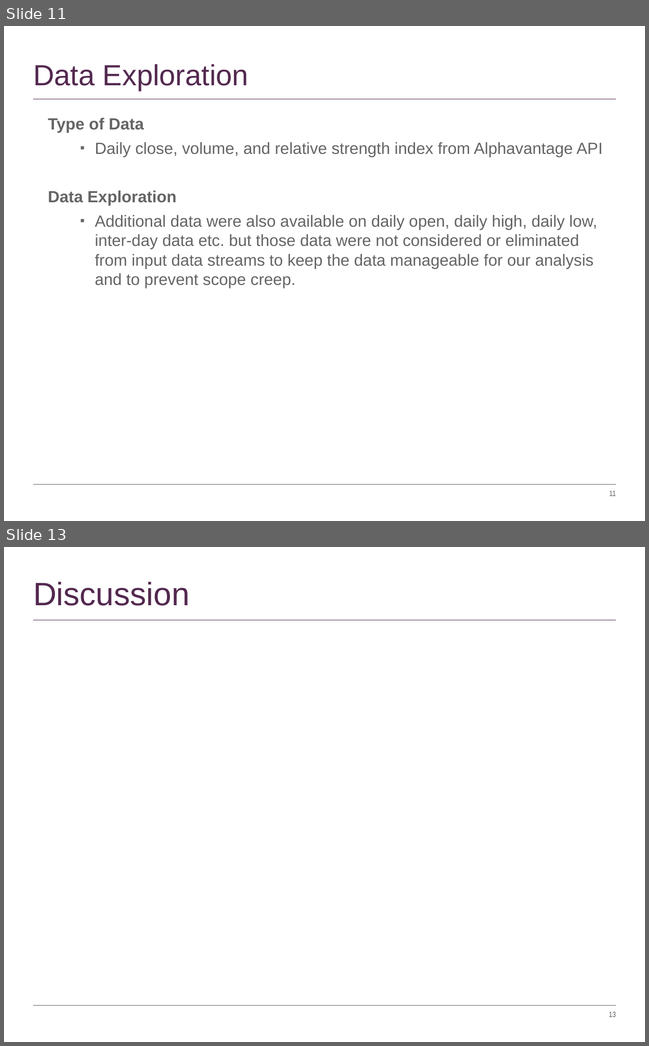
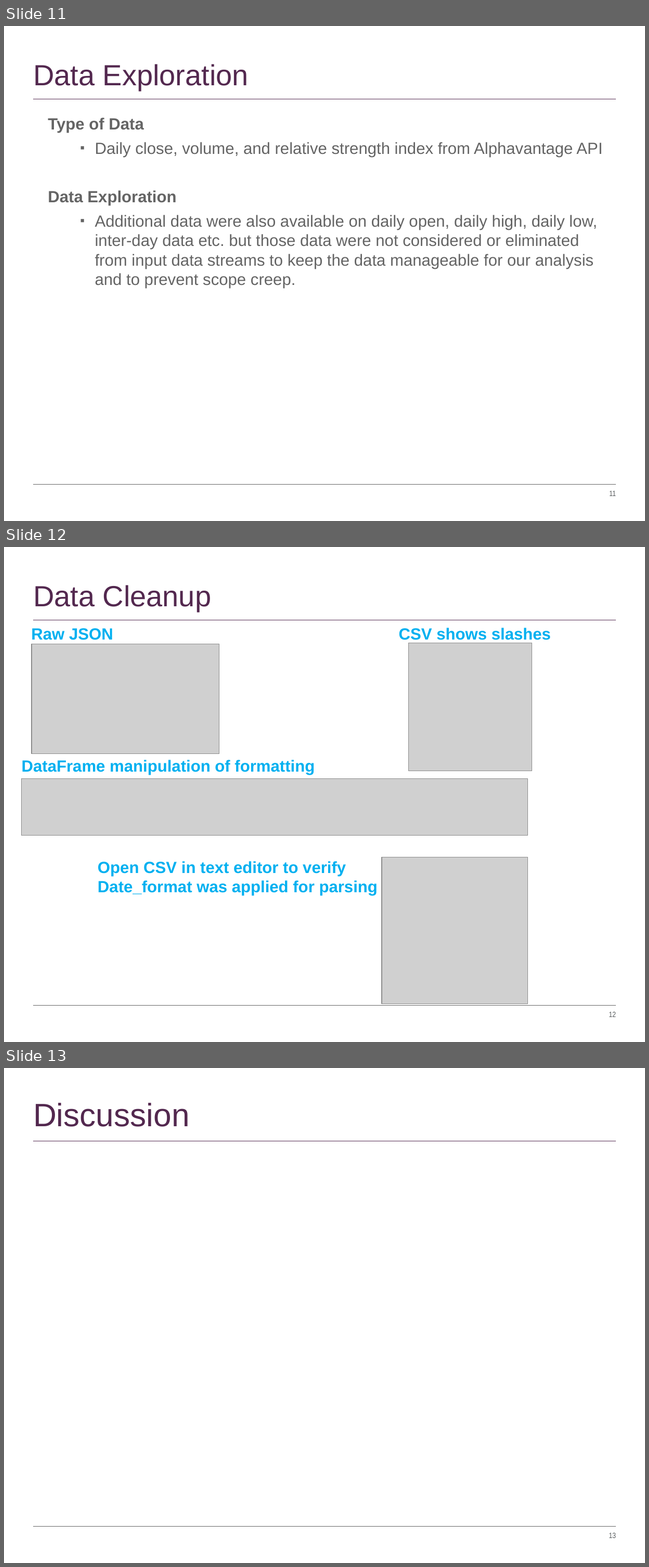
Before and after one commit to timothyyu/pr1-apple-stock-analysis, a slide deck: DataScience Project-One_Rutgers.pptx. Shown one above the other, each under a label of ours: slides 11 and 13 before the commit, slides 11, 12 and 13 after it; the slides between them are not shown. The pictures are 649x1046 and 649x1567 pixels, drawn with LibreOffice and Linux fonts; fonts in the diff are those of the drawing; grey boxes stand for pictures. Boxes give left, top, right and bottom in pixels: in the first picture for what was removed or moved away, otherwise in the second. Text is boxed around its words. In the diff, an @@ line names an element or a change of style, - is before the commit and + after.

```diff
--- a/DataScience Project-One_Rutgers.pptx
+++ b/DataScience Project-One_Rutgers.pptx
@@ slide 12 added at [4,547,645,1042], background #FFFFFF; not listed: 3 template elements that a slide beside it also shows @@
@@ title added at [33,585,211,611], 36 pt, text #53284F @@
+Data Cleanup
@@ text added at [31,628,113,640], 20 pt, text #00B0F0, bold @@
+Raw JSON
@@ text added at [399,628,551,640], 20 pt, text #00B0F0, bold @@
+CSV shows slashes
@@ picture added at [32,644,219,754] @@
@@ picture added at [408,643,532,771] @@
@@ text added at [22,760,314,775], 20 pt, text #00B0F0, bold @@
+DataFrame manipulation of formatting
@@ picture added at [22,779,528,836] @@
@@ picture added at [382,857,528,1004] @@
@@ text added at [98,861,377,895], 20 pt, text #00B0F0, bold @@
+Open CSV in text editor to verify
+Date_format was applied for parsing
```
Also in this commit, not shown: 5 slides changed, 1 slide removed, 8 other files.
